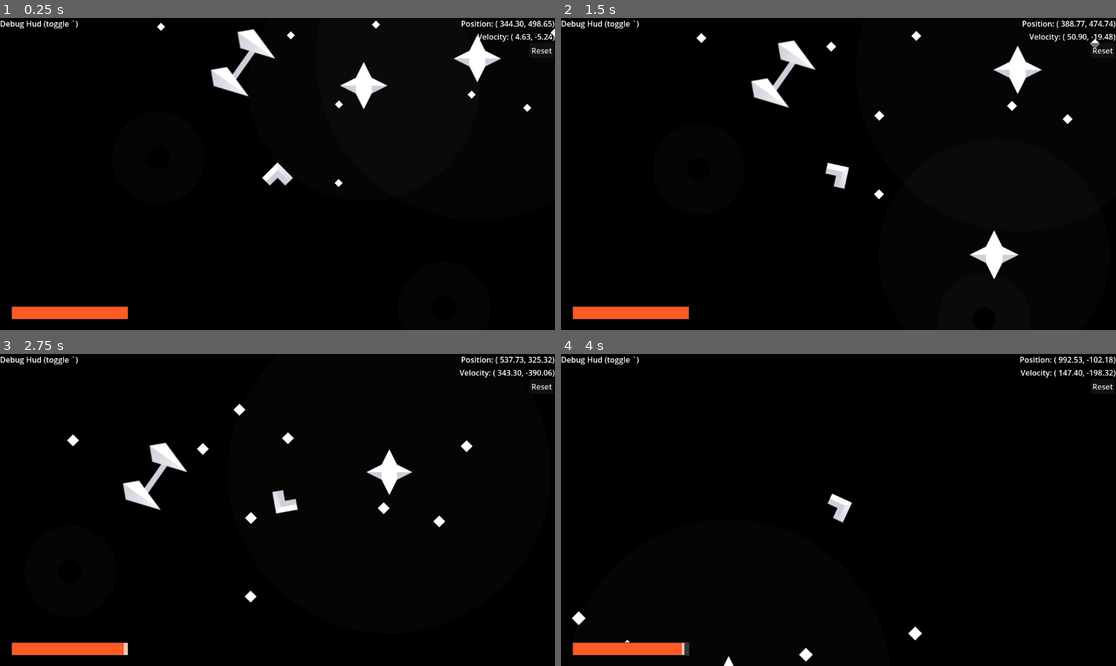
Above: before the commit, frames 1-4 (two rows, left to right).
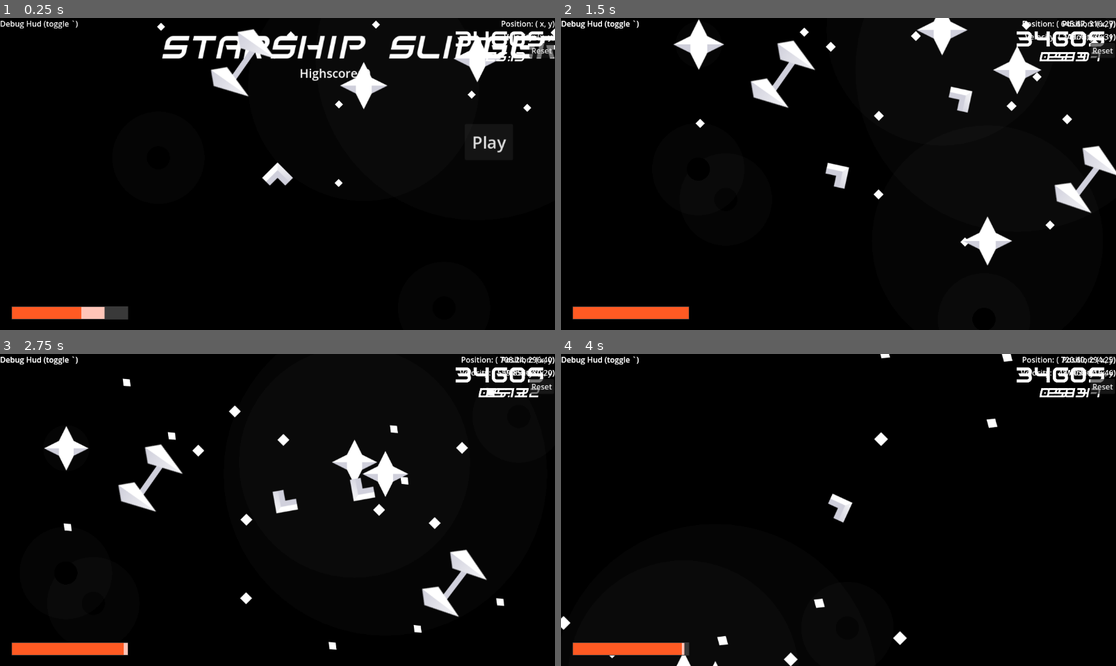
Above: after the commit, the same moments.

Repository: SpaceDemonMars/Spaceship-Slinger
Game: Godot game, scene res://Levels/dev_testing.tscn
The game is run twice, just before and just after one commit, with the same random seed, the same clock (stepped at 60 frames per second) and the same inputs. Before the commit the project starts from res://Scenes/dev_testing.tscn.
Inputs (mouse positions are in pixels of both pictures, inside the frame that each line leads up to):
- Up to frame 1 (0.25 s): no input
- Up to frame 2 (1.5 s): click (1049, 142) at 0.5 s, where only the run after the commit has a clickable "Play"; hold Right (Right) from 1.28 s (still down)
- Up to frame 3 (2.75 s): release Right (Right) at 2.03 s; hold Down (ThrustBackwards) from 2.03 s (still down)
- Up to frame 4 (4 s): release Down (ThrustBackwards) at 2.78 s; hold Right (Right) 2.78-3.53 s; hold Down (ThrustBackwards) from 3.53 s (still down)

The runs differ from the first frame. In frame 1, 3.6% of the frame differs, in the area x 14-100%, y 0-97%; in frame 2, 4.2%; in frame 3, 4.7%, in the area x 0-100%, y 0-95%; in frame 4, 1.9%.
Error after the commit: Invalid access to property or key 'hud' on a base object of type 'Control (main_menu.gd)'. (res://Scripts/player_movement.gd:20)

Commit message:
aaaaa

Diff:
--- /dev/null
+++ b/starship-slinger/Levels/0_levelObjects.tscn
@@ -0,0 +1,34 @@
+[gd_scene load_steps=5 format=3 uid="uid://8vrdrghn2e8t"]
+
+[ext_resource type="Script" uid="uid://csn4po8s0gnxy" path="res://level_data.gd" id="1_v2pbu"]
+[ext_resource type="PackedScene" uid="uid://cv7stsr85j7rf" path="res://Objects/obj_blackhole.tscn" id="2_v2pbu"]
+[ext_resource type="PackedScene" uid="uid://cms2tpxiskl64" path="res://Objects/obj_Booster.tscn" id="3_g1uok"]
+[ext_resource type="PackedScene" uid="uid://b672krlvwbqre" path="res://Objects/obj_gravity.tscn" id="4_xhrfk"]
+
+[node name="LevelObjects" type="Node2D"]
+script = ExtResource("1_v2pbu")
+playerStartPos = Vector2(575, 325)
+
+[node name="ObjBlackhole" parent="." node_paths=PackedStringArray("sibling") instance=ExtResource("2_v2pbu")]
+position = Vector2(154, 528)
+colorKey = 1
+sibling = NodePath("../ObjBlackhole2")
+
+[node name="ObjBlackhole2" parent="." node_paths=PackedStringArray("sibling") instance=ExtResource("2_v2pbu")]
+position = Vector2(1037, 140)
+colorKey = 1
+sibling = NodePath("../ObjBlackhole")
+
+[node name="ObjBooster" parent="." instance=ExtResource("3_g1uok")]
+position = Vector2(904, 489)
+rotation = 2.22012
+
+[node name="ObjGravity" parent="." instance=ExtResource("4_xhrfk")]
+position = Vector2(98, 206)
+
+[node name="ObjGravity2" parent="." instance=ExtResource("4_xhrfk")]
+position = Vector2(291, 76)
+gravityEffected = true
+startingSpeed = 250.0
+startingDir = 9.0
+wellSize = 5.0
--- /dev/null
+++ b/starship-slinger/Levels/dev_paige.tscn
@@ -0,0 +1,3 @@
+[gd_scene format=3 uid="uid://2het5ht37ipr"]
+
+[node name="Node" type="Node"]
--- a/starship-slinger/Scenes/dev_testing.tscn
+++ b/starship-slinger/Levels/dev_testing.tscn
@@ -40,13 +40,11 @@
 [node name="ObjBlackhole" parent="." node_paths=PackedStringArray("sibling") instance=ExtResource("7_agppa")]
 position = Vector2(690, 777)
 gravityStr = 10.0
-wellSize = 1.0
 colorKey = 1
 sibling = NodePath("../ObjBlackhole2")
 
 [node name="ObjBlackhole2" parent="." node_paths=PackedStringArray("sibling") instance=ExtResource("7_agppa")]
 position = Vector2(97, 465)
 gravityStr = 10.0
-wellSize = 1.0
 colorKey = 1
 sibling = NodePath("../ObjBlackhole")
--- a/starship-slinger/Scenes/dev_paige.tscn
+++ /dev/null
@@ -1,33 +0,0 @@
-[gd_scene load_steps=7 format=3 uid="uid://2het5ht37ipr"]
-
-[ext_resource type="PackedScene" uid="uid://cxg87ju51gjo6" path="res://Objects/obj_player.tscn" id="1_i3vho"]
-[ext_resource type="PackedScene" uid="uid://b00i4vxcyrf80" path="res://Objects/obj_backgroundManager.tscn" id="1_kf43x"]
-[ext_resource type="PackedScene" uid="uid://b672krlvwbqre" path="res://Objects/obj_gravity.tscn" id="2_rwyjt"]
-[ext_resource type="PackedScene" uid="uid://bwlgokpejl4a6" path="res://Scenes/debug_hud.tscn" id="3_rwyjt"]
-[ext_resource type="PackedScene" uid="uid://ck5m2gr4453nq" path="res://Scenes/gameplay_hud.tscn" id="4_nt1mm"]
-[ext_resource type="PackedScene" uid="uid://dkjw88bcc8olw" path="res://Scenes/global.tscn" id="5_3xmui"]
-
-[node name="Dev_Paige" type="Node2D"]
-
-[node name="ObjBackgroundStars" parent="." instance=ExtResource("1_kf43x")]
-
-[node name="ObjPlayer" parent="." instance=ExtResource("1_i3vho")]
-unique_name_in_owner = true
-position = Vector2(464, 514)
-
-[node name="ObjGravity3" parent="." instance=ExtResource("2_rwyjt")]
-position = Vector2(452, 332)
-gravityStr = 2.0
-wellSize = 9.0
-
-[node name="ObjGravity4" parent="." instance=ExtResource("2_rwyjt")]
-position = Vector2(767, 324)
-gravityEffected = true
-startingSpeed = 250.0
-startingDir = 90.0
-
-[node name="DebugHud" parent="." instance=ExtResource("3_rwyjt")]
-
-[node name="GameplayHud" parent="." instance=ExtResource("4_nt1mm")]
-
-[node name="Global" parent="." instance=ExtResource("5_3xmui")]
--- a/starship-slinger/Scenes/game_manager.tscn
+++ b/starship-slinger/Scenes/game_manager.tscn
@@ -1,9 +1,6 @@
-[gd_scene load_steps=4 format=3 uid="uid://xiissbrnc2mw"]
+[gd_scene load_steps=2 format=3 uid="uid://xiissbrnc2mw"]
 
 [ext_resource type="Script" uid="uid://3gyn47dvih14" path="res://Scripts/m_gameManager.gd" id="1_oj352"]
-[ext_resource type="PackedScene" uid="uid://dlge1r7jwivtn" path="res://Scenes/dev_testing.tscn" id="2_sq00h"]
-[ext_resource type="PackedScene" uid="uid://2het5ht37ipr" path="res://Scenes/dev_paige.tscn" id="3_mmt5l"]
 
 [node name="GameManager" type="Node"]
 script = ExtResource("1_oj352")
-allLevels = Array[PackedScene]([ExtResource("2_sq00h"), ExtResource("3_mmt5l")])
--- a/starship-slinger/Scenes/gameplay_hud.tscn
+++ b/starship-slinger/Scenes/gameplay_hud.tscn
@@ -1,6 +1,8 @@
-[gd_scene load_steps=6 format=3 uid="uid://ck5m2gr4453nq"]
+[gd_scene load_steps=8 format=3 uid="uid://ck5m2gr4453nq"]
 
 [ext_resource type="Script" uid="uid://bl20dvj8polot" path="res://Scripts/gameplay_hud.gd" id="1_6u54k"]
+[ext_resource type="FontFile" uid="uid://cdeayi78jcwd1" path="res://Fonts/space-frigate-font/SpaceFrigate-KVdW.ttf" id="2_7uida"]
+[ext_resource type="FontFile" uid="uid://c1j31hw84v67m" path="res://Fonts/space-frigate-font/SpaceFrigateItalic-2vEW.ttf" id="3_56twx"]
 
 [sub_resource type="StyleBoxEmpty" id="StyleBoxEmpty_p2soh"]
 
@@ -54,4 +56,45 @@
 wait_time = 0.4
 one_shot = true
 
+[node name="ScoreTimeContainer" type="Control" parent="."]
+layout_mode = 3
+anchors_preset = 1
+anchor_left = 1.0
+anchor_right = 1.0
+offset_left = -321.0
+offset_top = 15.0
+offset_right = -21.0
+offset_bottom = 98.0
+grow_horizontal = 0
+
+[node name="Score" type="Label" parent="ScoreTimeContainer"]
+layout_mode = 1
+anchors_preset = 1
+anchor_left = 1.0
+anchor_right = 1.0
+offset_left = -300.0
+offset_bottom = 65.0
+grow_horizontal = 0
+theme_override_colors/font_color = Color(1, 1, 1, 1)
+theme_override_fonts/font = ExtResource("2_7uida")
+theme_override_font_sizes/font_size = 50
+text = "34605"
+horizontal_alignment = 2
+
+[node name="Timer" type="Label" parent="ScoreTimeContainer"]
+layout_mode = 1
+anchors_preset = 3
+anchor_left = 1.0
+anchor_top = 1.0
+anchor_right = 1.0
+anchor_bottom = 1.0
+offset_left = -138.0
+offset_top = -35.0
+grow_horizontal = 0
+grow_vertical = 0
+theme_override_fonts/font = ExtResource("3_56twx")
+theme_override_font_sizes/font_size = 30
+text = "1:25:13"
+horizontal_alignment = 3
+
 [connection signal="timeout" from="FuelGuage/UsageDelay" to="." method="_on_usage_delay_timeout"]
--- a/starship-slinger/Scenes/global.tscn
+++ /dev/null
@@ -1,8 +0,0 @@
-[gd_scene load_steps=2 format=3 uid="uid://dkjw88bcc8olw"]
-
-[ext_resource type="Script" uid="uid://gpuhuc3cm147" path="res://Scripts/global.gd" id="1_6q3x5"]
-
-[node name="Global" type="Node"]
-script = ExtResource("1_6q3x5")
-
-[node name="bgAudioStreamPlayer" type="AudioStreamPlayer" parent="."]
--- a/starship-slinger/Scenes/level_data.tscn
+++ b/starship-slinger/Scenes/level_data.tscn
@@ -1,10 +1,8 @@
-[gd_scene load_steps=3 format=3 uid="uid://bsh3n5soapn0m"]
+[gd_scene load_steps=2 format=3 uid="uid://bsh3n5soapn0m"]
 
 [ext_resource type="Script" uid="uid://csn4po8s0gnxy" path="res://level_data.gd" id="1_72eum"]
-[ext_resource type="PackedScene" uid="uid://dlge1r7jwivtn" path="res://Scenes/dev_testing.tscn" id="2_2vytg"]
 
 [node name="Level_Data" type="Node"]
 script = ExtResource("1_72eum")
-LevelScene = ExtResource("2_2vytg")
 ExpectedCompletionTime = 300.0
 MaxCompletionTime = 1000.0
--- a/starship-slinger/Scenes/main_menu.tscn
+++ b/starship-slinger/Scenes/main_menu.tscn
@@ -1,6 +1,7 @@
-[gd_scene load_steps=2 format=3 uid="uid://c2r0latlm48ma"]
+[gd_scene load_steps=3 format=3 uid="uid://c2r0latlm48ma"]
 
 [ext_resource type="Script" uid="uid://blbayg4v6dk1s" path="res://Scripts/main_menu.gd" id="1_28flt"]
+[ext_resource type="FontFile" uid="uid://c1j31hw84v67m" path="res://Fonts/space-frigate-font/SpaceFrigateItalic-2vEW.ttf" id="2_1ehe0"]
 
 [node name="MainMenuRoot" type="Control"]
 layout_mode = 3
@@ -12,6 +13,7 @@
 script = ExtResource("1_28flt")
 
 [node name="ColorRect" type="ColorRect" parent="."]
+visible = false
 layout_mode = 1
 anchors_preset = 15
 anchor_right = 1.0
@@ -27,13 +29,14 @@
 anchor_top = 0.5
 anchor_right = 0.5
 anchor_bottom = 0.5
-offset_left = -364.0
-offset_top = -124.0
-offset_right = 13.0
+offset_left = -471.0
+offset_top = -131.0
+offset_right = 362.0
 offset_bottom = -55.0
 grow_horizontal = 2
 grow_vertical = 2
-theme_override_font_sizes/font_size = 50
+theme_override_fonts/font = ExtResource("2_1ehe0")
+theme_override_font_sizes/font_size = 75
 text = "Starship Slinger"
 horizontal_alignment = 1
 
--- /dev/null
+++ b/starship-slinger/Scenes/node.tscn
@@ -0,0 +1,3 @@
+[gd_scene format=3 uid="uid://cjncrhgj7fnwn"]
+
+[node name="Node" type="Node"]
--- a/starship-slinger/Scenes/ss_starter.tscn
+++ b/starship-slinger/Scenes/ss_starter.tscn
@@ -1,16 +1,12 @@
 [gd_scene load_steps=3 format=3 uid="uid://g5dstpmmurlt"]
 
-[ext_resource type="Script" uid="uid://cyxl32vel30ya" path="res://Scripts/ss_starter.gd" id="1_wegds"]
+[ext_resource type="Script" uid="uid://ba7bsidppc8oa" path="res://Scripts/class_spaceShip.gd" id="1_45jap"]
 [ext_resource type="Texture2D" uid="uid://jnhk0vc5yrgj" path="res://Assets/Sprites/Ships/ship_A.png" id="2_45jap"]
 
 [node name="SS_Starter" type="Node2D"]
-script = ExtResource("1_wegds")
+script = ExtResource("1_45jap")
 shipAsset = ExtResource("2_45jap")
 maxFuel = 100
 fuelUseRate = 5
 turnSpeed = 5
 acceleration = 10
-speed = 100
-health = 3
-
-[node name="Ship" type="Sprite2D" parent="."]
--- a/starship-slinger/Scripts/background_manager.gd
+++ b/starship-slinger/Scripts/background_manager.gd
@@ -12,7 +12,7 @@
 		add_child(starInstance)
 
 # Called every frame. 'delta' is the elapsed time since the previous frame.
-func _physics_process(delta: float) -> void:
+func _physics_process(_delta: float) -> void:
 	var playerSpeed = $"../ObjPlayer".velocity.length()
 	var playerDir = $"../ObjPlayer".velocity.angle()
 	var stars = get_children()
--- a/starship-slinger/Scripts/background_star.gd
+++ b/starship-slinger/Scripts/background_star.gd
@@ -14,7 +14,7 @@
 
 func _on_visible_on_screen_notifier_2d_screen_exited() -> void:
 	if doRelocate:
-		var player = get_parent().get_parent().get_child(1)
+		var player = GameManager.activeLevel.player
 		var playerDir = player.velocity.normalized()
 		var playerPos = player.position
 		var screen = get_viewport_rect()
--- a/starship-slinger/Scripts/debug_hud.gd
+++ b/starship-slinger/Scripts/debug_hud.gd
@@ -4,8 +4,8 @@
 var startPos : Vector2
 # Called when the node enters the scene tree for the first time.
 func _ready() -> void:
-	player = get_parent().get_node("ObjPlayer") # Replace with function body.
-	startPos = player.position
+	player = GameManager.activeLevel.player # Replace with function body.
+	startPos = GameManager.activeLevel.playerStartPos
 
 
 # Called every frame. 'delta' is the elapsed time since the previous frame.
--- a/starship-slinger/Scripts/gameplay_hud.gd
+++ b/starship-slinger/Scripts/gameplay_hud.gd
@@ -5,6 +5,7 @@
 @onready var delayTimer = $FuelGuage/UsageDelay
 var fuel = 0
 
+#Fuel Bar
 func setFuel(new_fuel):
 	var prev_fuel = fuel
 	fuel = min(fuelBar.max_value, new_fuel)
@@ -28,3 +29,18 @@
 func _on_usage_delay_timeout() -> void:
 	var tween = create_tween()
 	tween.tween_property(delayedFuelBar, "value", fuelBar.value, .8).set_ease(Tween.EASE_OUT)
+
+
+#Timer
+@onready var timeLabel = $ScoreTimeContainer/Timer
+
+func setTimer(time: float):
+	@warning_ignore("integer_division")
+	var minutes := int(time)/60
+	time -= (60*minutes)
+	var m = "%d" % minutes
+	var s = "%.2f" % time
+	timeLabel.text = m + ':' + s
+
+
+#Score
--- a/starship-slinger/Scripts/global.gd
+++ /dev/null
@@ -1,34 +0,0 @@
-extends Node
-
-var player
-
-func _ready() -> void:
-	print("Entered GM: Ready")
-	player = $"../ObjPlayer"
-	print(player)
-
-
-#How do we want the score to work?
-#num times successfully reached goal without dying?
-#should we also multiply it by the timer as a speed bonus?
-#we could do totalScore = sum(score = expectedTime/actualTime)
-var highScore: int = 0
-
-
-#Global Settings
-var mainMenu: PackedScene = preload("res://Scenes/main_menu.tscn")
-var settingsMenu: PackedScene = preload("res://Scenes/settings_menu.tscn")
-#win/lose screens
-var settingsOpen: bool = false
-# var paused: bool = false
-#audio
-var masterVol: float = 0
-var bgmVol: float = 0
-var sfxVol: float = 0
-#other settings i havent though of yet
-
-#need level timer,
-#func to pause timer
-#func _process(delta: float) :
-	#if (!paused)
-		#dTimeAccumulater += delta
--- a/starship-slinger/Scripts/gravity_motion.gd
+++ b/starship-slinger/Scripts/gravity_motion.gd
@@ -23,7 +23,7 @@
 		#$"GravityArea".visible = false
 
 # Called every frame. 'delta' is the elapsed time since the previous frame.
-func _physics_process(delta: float) -> void:
+func _physics_process(_delta: float) -> void:
 
 	if gravityEffected:
 		var gravityEffect := Vector2.ZERO
--- a/starship-slinger/Scripts/m_gameManager.gd
+++ b/starship-slinger/Scripts/m_gameManager.gd
@@ -1,5 +1,64 @@
 extends Node
 
-var isPaused := false
-var activeLevel : PackedScene
-@export var allLevels : Array[PackedScene] = []
+#player variables
+var player: PackedScene = preload("res://Objects/obj_player.tscn")
+var ship : PackedScene = preload("res://Scenes/ss_starter.tscn")
+
+#menu variables
+var isTimePaused := false
+@onready var gameTimer := 55.0
+var mainMenu: PackedScene = preload("res://Scenes/main_menu.tscn")
+var settingsMenu: PackedScene = preload("res://Scenes/settings_menu.tscn")
+#win/lose screens
+var isInMenu: bool = false
+var settingsOpen: bool = false
+#audio
+var masterVol: float = 0
+var bgmVol: float = 0
+var sfxVol: float = 0
+
+#level variables
+#THIS IS TEMPORARILY HARDCODED
+#we could do totalScore = sum(score = expectedTime/actualTime)
+var highScore: int = 0
+var activeLevel
+var levelsFolder := "res://Levels/"
+var playLevel
+var allLevels : Array[PackedScene] = []
+
+
+func _ready():
+	load_levels()
+	#load level
+	activeLevel = mainMenu.instantiate() as Node
+	add_child(activeLevel)
+	isInMenu = true
+	#sync hud
+	#activeLevel.lvl.hud.setTimer(gameTimer)
+
+func _process(delta: float) -> void:
+	if (!isInMenu):
+		gameTimer += delta
+		activeLevel.hud.setTimer(gameTimer)
+
+
+func sync_hud():
+		activeLevel.hud.setTimer(gameTimer)
+		activeLevel.hud.setFuel(activeLevel.player.fuelCurrent)
+
+
+func load_levels():
+	var folder = DirAccess.open(levelsFolder)
+	if folder:
+		folder.list_dir_begin()
+		var file_name = folder.get_next()
+		while file_name != "":
+			# Check for scene file extensions
+			if file_name.ends_with(".tscn") or file_name.ends_with(".scn"):
+				var full_path = levelsFolder + file_name
+				# Use ResourceLoader.load to load the scene dynamically
+				var packed_scene: PackedScene = ResourceLoader.load(full_path)
+				if packed_scene:
+					allLevels.append(packed_scene)
+			file_name = folder.get_next()
+		folder.list_dir_end()
--- a/starship-slinger/Scripts/main_menu.gd
+++ b/starship-slinger/Scripts/main_menu.gd
@@ -1,27 +1,32 @@
 extends Control
 
 
+var playScene
+
 # Called when the node enters the scene tree for the first time.
 func _ready() -> void:
-	$Highscore.text = 'Highscore: ' + str(Global.highScore)
+	$Highscore.text = 'Highscore: ' + str(GameManager.highScore)
+	playScene = GameManager.allLevels[0]
 
 
 # Called every frame. 'delta' is the elapsed time since the previous frame.
 func _process(_delta: float) -> void:
-	if (Input.is_action_just_pressed("Settings") and !Global.settingsOpen): openSettingsMenu()
-	$Settings.visible = !Global.settingsOpen
-	$Play.visible = !Global.settingsOpen
+	if (Input.is_action_just_pressed("Settings") and !GameManager.settingsOpen): openSettingsMenu()
+	$Settings.visible = !GameManager.settingsOpen
+	$Play.visible = !GameManager.settingsOpen
 
 func change_scene():
 	#currently defaults to dev_testing, change this in final
-	get_tree().change_scene_to_file("res://Scenes/dev_testing.tscn")
+	GameManager.activeLevel = playScene.instantiate() as Node2D
+	get_parent().add_child(GameManager.activeLevel)
+	queue_free()
 
 func openSettingsMenu() ->void:
-	var settings = Global.settingsMenu.instantiate() as Control
+	var settings = GameManager.settingsMenu.instantiate() as Control
 	add_child(settings)
 
 func _on_play_pressed() -> void:
 	call_deferred("change_scene") # Replace with function body.
 func _on_settings_pressed() -> void:
-	if (!Global.settingsOpen) :
+	if (!GameManager.settingsOpen) :
 		openSettingsMenu()
--- a/starship-slinger/Scripts/player_movement.gd
+++ b/starship-slinger/Scripts/player_movement.gd
@@ -1,11 +1,12 @@
 extends CharacterBody2D
 
-var shipAccel = 10		#How much the ship accelerates every physics frame while thrusting
-var shipTurnRate = 5
-var fuelTotal = 100
-var fuelCurrent = fuelTotal
-var fuelLoss = 5
-@onready var GameplayHud = $"../GameplayHud" #move this to gameManager when made
+var shipAccel		#How much the ship accelerates every physics frame while thrusting
+var shipTurnRate
+var fuelTotal
+var fuelCurrent
+var fuelLoss
+@onready var shipAsset = $Sprite2D
+var GameplayHud #move this to gameManager when made
 
 
 var gravityStr = 0 #So that planets are not effected by the ship's gravity
@@ -14,8 +15,14 @@
 
 # Called when the node enters the scene tree for the first time.
 func _ready() -> void:
+	getShipStats()
+
+	GameplayHud = GameManager.activeLevel.hud
+
 	if GameplayHud :
 		GameplayHud.init_fuel(fuelTotal)
+
+
 
 
 # Called every physics frame. 'delta' is the elapsed time since the previous frame.
@@ -50,6 +57,19 @@
 	move_and_slide()
 
 
+func getShipStats():
+	var shipStats = GameManager.ship.instantiate() as Node
+	add_child(shipStats)
+	shipAccel = shipStats.acceleration
+	shipTurnRate = shipStats.turnSpeed
+	fuelTotal = shipStats.maxFuel
+	fuelLoss = shipStats.fuelUseRate
+	fuelCurrent = fuelTotal
+	shipAsset.texture = shipStats.shipAsset
+	shipStats.queue_free()
+
+
+
 func _on_gravity_area_area_entered(area: Area2D) -> void:
 	if area.name == "GravityArea":
 		gravityStrList.append(area.get_parent().gravityStr)
--- a/starship-slinger/Scripts/settings.gd
+++ b/starship-slinger/Scripts/settings.gd
@@ -2,14 +2,14 @@
 
 # Called when the node enters the scene tree for the first time.
 func _ready() -> void:
-	Global.settingsOpen = true;
+	GameManager.settingsOpen = true;
 	#grab saved settings
-	setLabel($ColorRect/MasterVolume/label, 'Master Volume', Global.masterVol)
-	setSlider($ColorRect/MasterVolume/HSlider, Global.masterVol)
-	setLabel($ColorRect/BackgroundMusic/label, 'Background Music', Global.bgmVol)
-	setSlider($ColorRect/BackgroundMusic/HSlider, Global.bgmVol)
-	setLabel($ColorRect/SFXVolume/label, 'SFX Volume', Global.sfxVol)
-	setSlider($ColorRect/SFXVolume/HSlider, Global.sfxVol)
+	setLabel($ColorRect/MasterVolume/label, 'Master Volume', GameManager.masterVol)
+	setSlider($ColorRect/MasterVolume/HSlider, GameManager.masterVol)
+	setLabel($ColorRect/BackgroundMusic/label, 'Background Music', GameManager.bgmVol)
+	setSlider($ColorRect/BackgroundMusic/HSlider, GameManager.bgmVol)
+	setLabel($ColorRect/SFXVolume/label, 'SFX Volume', GameManager.sfxVol)
+	setSlider($ColorRect/SFXVolume/HSlider, GameManager.sfxVol)
 
 
 # Called every frame. 'delta' is the elapsed time since the previous frame.
@@ -23,17 +23,17 @@
 
 
 func _on_masterVolume_slider_value_changed(value: float) -> void:
-	Global.masterVol = value
-	setLabel($ColorRect/MasterVolume/label, 'Master Volume', Global.masterVol)
+	GameManager.masterVol = value
+	setLabel($ColorRect/MasterVolume/label, 'Master Volume', GameManager.masterVol)
 func _on_backgroundMusic_slider_value_changed(value: float) -> void:
-	Global.bgmVol = value
-	setLabel($ColorRect/BackgroundMusic/label, 'Background Music', Global.bgmVol)
+	GameManager.bgmVol = value
+	setLabel($ColorRect/BackgroundMusic/label, 'Background Music', GameManager.bgmVol)
 func _on_sfxVolume_slider_value_changed(value: float) -> void:
-	Global.sfxVol = value
-	setLabel($ColorRect/SFXVolume/label, 'SFX Volume', Global.sfxVol)
+	GameManager.sfxVol = value
+	setLabel($ColorRect/SFXVolume/label, 'SFX Volume', GameManager.sfxVol)
 
 func closeSettingsMenu() -> void:
-	Global.settingsOpen = false;
+	GameManager.settingsOpen = false;
 	queue_free()
 
 func _on_close_pressed() -> void:
--- a/starship-slinger/Scripts/ss_starter.gd
+++ /dev/null
@@ -1,6 +0,0 @@
-extends "res://Scripts/class_spaceShip.gd"
-
-@onready var Ship = $Ship
-
-func _ready() -> void:
-	Ship.texture = shipAsset
--- a/starship-slinger/level_data.gd
+++ b/starship-slinger/level_data.gd
@@ -1,12 +1,48 @@
 extends Node
 
-@export var LevelScene : PackedScene
+#GAME MANAGER NODE ACCESS
+#var lvl
+var player
+var bgMan
+var hud
+
+#@export var LevelObjects : PackedScene
+@export var playerStartPos : Vector2
 @export var ExpectedCompletionTime : float
 @export var MaxCompletionTime : float
+var playerScene: PackedScene = preload("res://Objects/obj_player.tscn")
 var backgroundManager: PackedScene = preload("res://Objects/obj_backgroundManager.tscn")
+var gameplayHud: PackedScene = preload("res://Scenes/gameplay_hud.tscn")
+
+var debugMode := true
+var debugHud: PackedScene = preload("res://Scenes/debug_hud.tscn")
+
 
 func _ready():
-	var lvl = LevelScene.instantiate() as Node2D
-	add_child(lvl)
-	var bm = backgroundManager.instantiate() as Node2D
-	lvl.add_child(bm)
+	hud = gameplayHud.instantiate() as CanvasLayer
+	add_child(hud)
+
+	player = playerScene.instantiate() as CharacterBody2D
+	player.position = playerStartPos
+	add_child(player)
+
+	bgMan = backgroundManager.instantiate() as Node2D
+	add_child(bgMan)
+
+	if (debugMode):
+		var dbHud = debugHud.instantiate() as CanvasLayer
+		add_child(dbHud)
+
+	GameManager.isInMenu = false
+
+#func _ready():
+	#if (LevelObjects):
+		#lvl = LevelObjects.instantiate() as Node2D
+		#add_child(lvl)
+		#
+		#bgMan = backgroundManager.instantiate() as Node2D
+		#lvl.add_child(bgMan)
+	#
+		#hud = gameplayHud.instantiate() as CanvasLayer
+		#lvl.add_child(hud)
+	#else : print('\nERROR:: Missing Scene: Level Objects')
--- a/starship-slinger/project.godot
+++ b/starship-slinger/project.godot
@@ -17,7 +17,6 @@
 
 [autoload]
 
-Global="*res://Scenes/global.tscn"
 GameManager="*res://Scripts/m_gameManager.gd"
 
 [input]
Binary file added: starship-slinger/Fonts/new-time-nerd-font/NewTimeNerd-ggxY.ttf
Not shown, added: starship-slinger/Fonts/new-time-nerd-font/NewTimeNerd-ggxY.ttf.import
Not shown, added: starship-slinger/Fonts/new-time-nerd-font/info.txt
Binary file added: starship-slinger/Fonts/snail-mail-ldo-font/SnailMailLdo-Wyav.ttf
Not shown, added: starship-slinger/Fonts/snail-mail-ldo-font/SnailMailLdo-Wyav.ttf.import
Not shown, added: starship-slinger/Fonts/snail-mail-ldo-font/info.txt
Binary file added: starship-slinger/Fonts/space-frigate-font/SpaceFrigate-KVdW.ttf
Not shown, added: starship-slinger/Fonts/space-frigate-font/SpaceFrigate-KVdW.ttf.import
Binary file added: starship-slinger/Fonts/space-frigate-font/SpaceFrigateItalic-2vEW.ttf
Not shown, added: starship-slinger/Fonts/space-frigate-font/SpaceFrigateItalic-2vEW.ttf.import
Not shown, added: starship-slinger/Fonts/space-frigate-font/info.txt
Not shown, added: starship-slinger/Fonts/space-frigate-font/misc/spacefr.txt
(and 2 more such lines)
